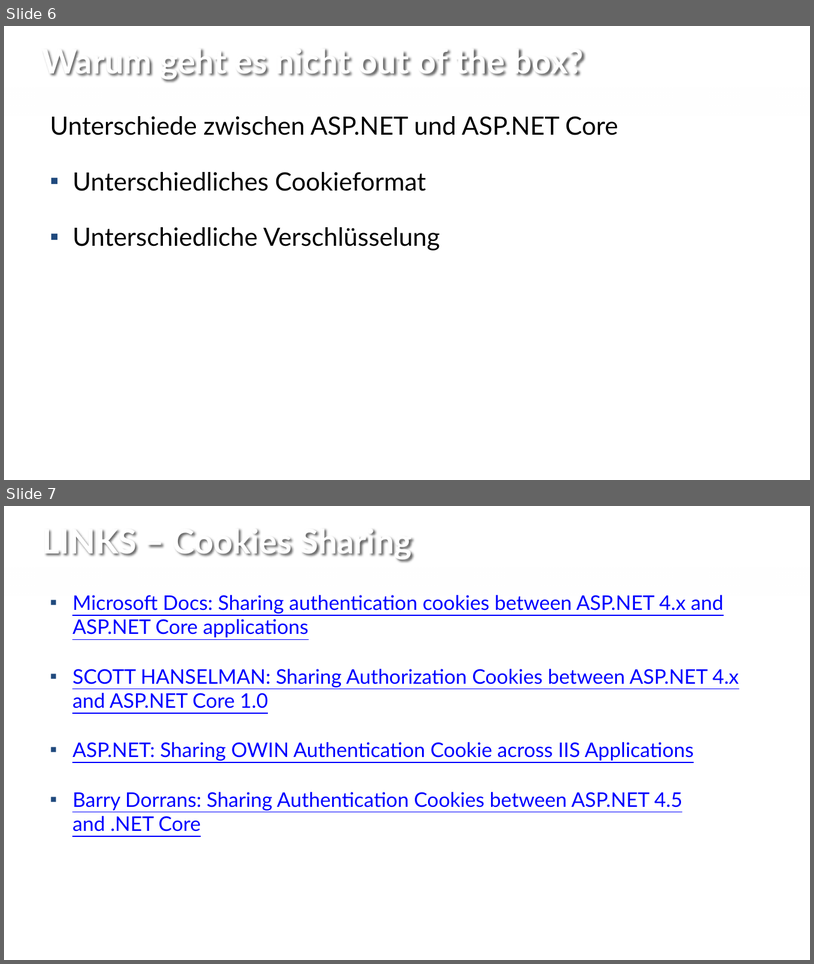
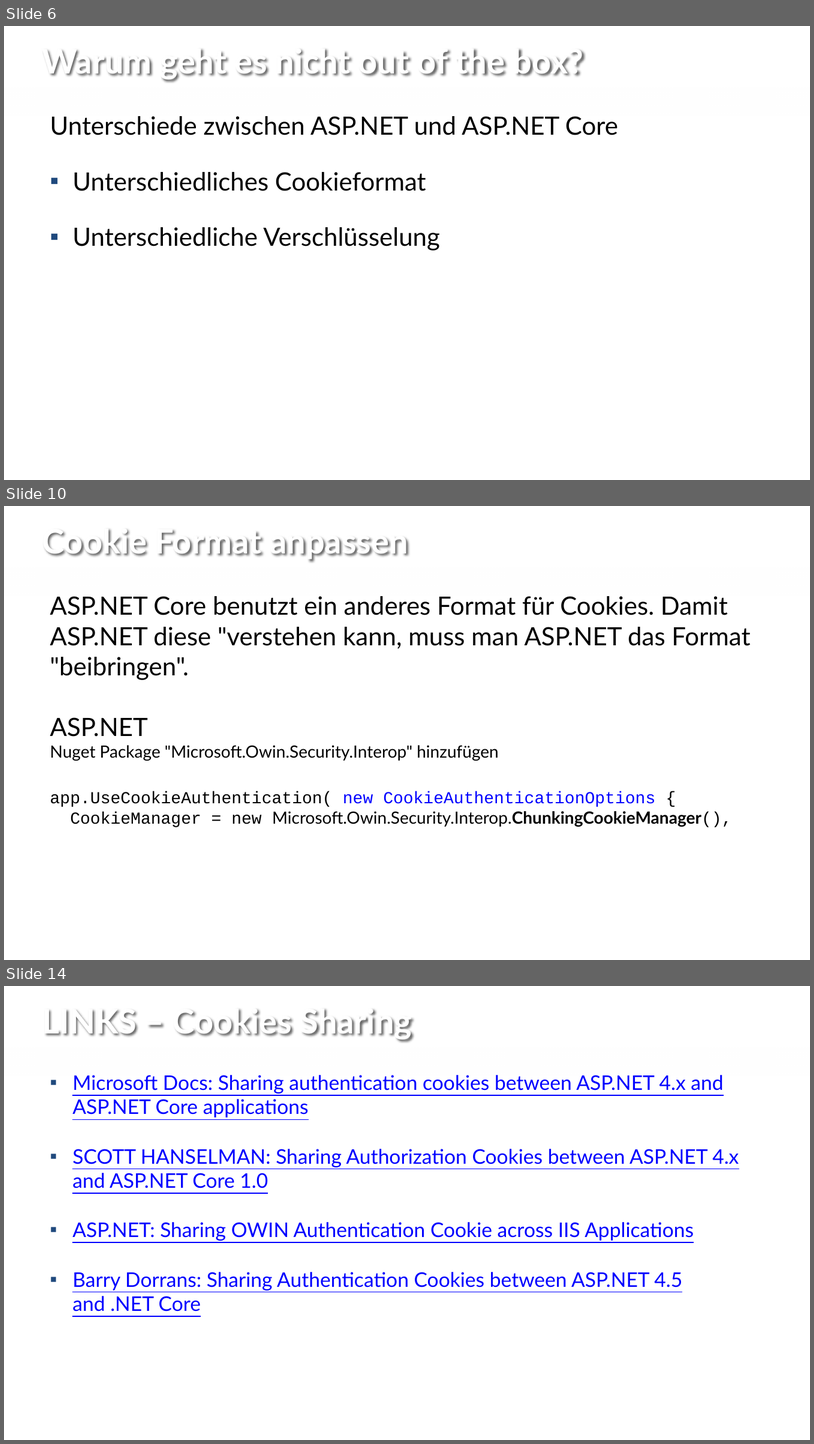
Before and after one commit to rlfkrl/NetCologne2017, a slide deck: sildes/open id connect - share cookies.pptx. Shown one above the other, each under a label of ours: slides 6 and 7 before the commit, slides 6, 10 and 14 after it; the slides between them are not shown. The pictures are 814x964 and 814x1444 pixels, drawn with LibreOffice and Linux fonts; fonts in the diff are those of the drawing; background and template pictures are left out. Boxes give left, top, right and bottom in pixels: in the first picture for what was removed or moved away, otherwise in the second. Text is boxed around its words. In the diff, an @@ line names an element or a change of style, - is before the commit and + after.

```diff
--- a/sildes/open id connect - share cookies.pptx
+++ b/sildes/open id connect - share cookies.pptx
@@ slide 10 added at (x1=4, y1=506, x2=810, y2=960), background #FFFFFF; not listed: 1 template element that a slide beside it also shows @@
@@ title added at (x1=42, y1=529, x2=408, y2=559), 40 pt, text #FFFFFF, bold @@
+Cookie Format anpassen
@@ text added at (x1=50, y1=596, x2=750, y2=827), 20 pt, text #000000 @@
+ASP.NET Core benutzt ein anderes Format für Cookies. Damit ASP.NET diese "verstehen kann, muss man ASP.NET das Format "beibringen".
+ASP.NET
+Nuget Package "Microsoft.Owin.Security.Interop" hinzufügen
+app.UseCookieAuthentication( new CookieAuthenticationOptions {
+CookieManager = new Microsoft.Owin.Security.Interop.ChunkingCookieManager(),
@@ what was slide 7 is now slide 14 @@
```
Also in this commit, not shown: 1 slide changed, 6 other slides added, 4 slides removed.
